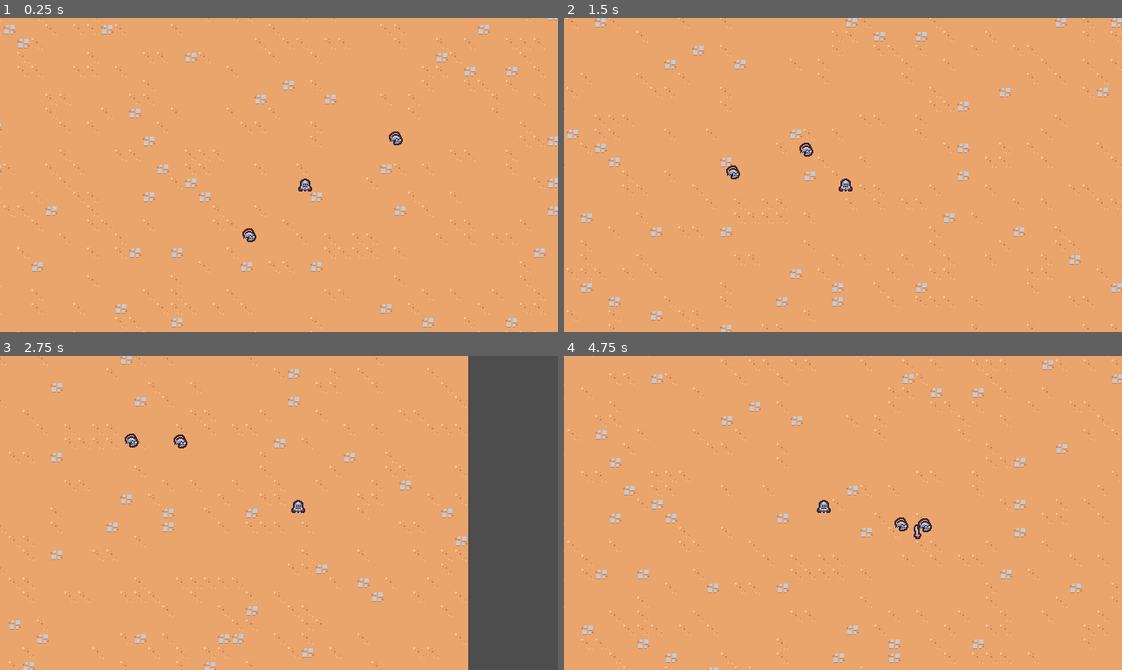
Above: before the commit, frames 1-4 (two rows, left to right).
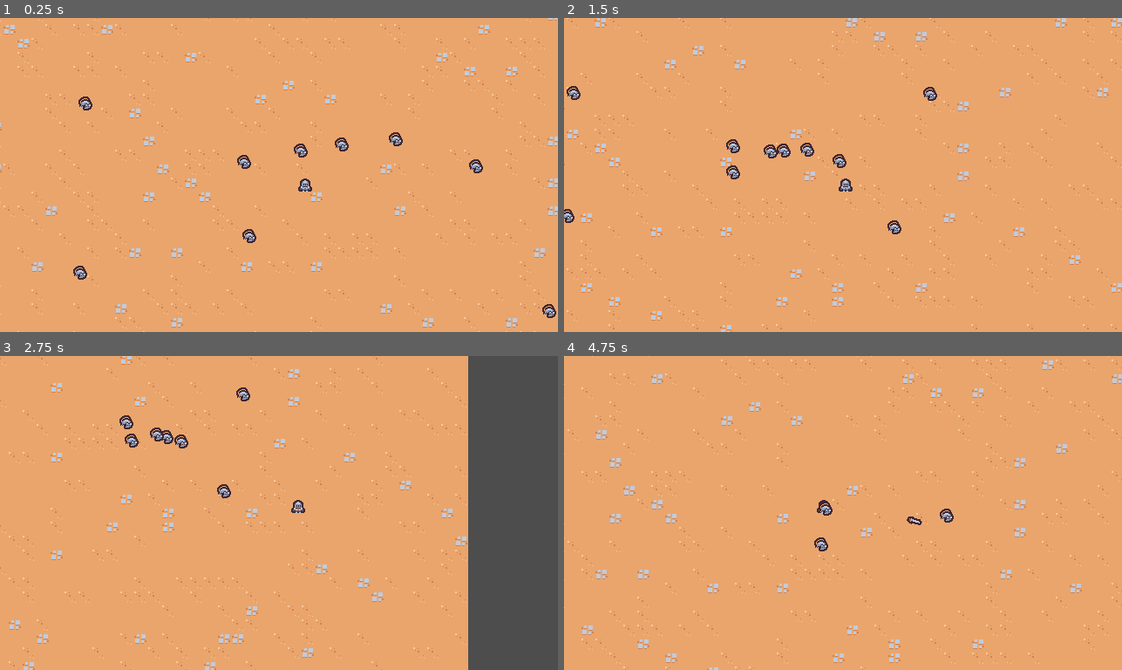
Above: after the commit, the same moments.

Repository: viniciusflyssak/survivors_2d
Game: Godot game, scene res://Scenes/Main/Main.tscn
The game is run twice, just before and just after one commit, with the same random seed, the same clock (stepped at 60 frames per second) and the same inputs.
Inputs:
- Up to frame 1 (0.25 s): no input
- Up to frame 2 (1.5 s): hold D (Move_right) 0.53-1.28 s; hold S (Move_down) from 1.28 s (still down)
- Up to frame 3 (2.75 s): release S (Move_down) at 2.03 s; hold D (Move_right) from 2.03 s (still down)
- Up to frame 4 (4.75 s): release D (Move_right) at 2.78 s; hold W (Move_up) 2.78-3.53 s; hold A (Move_left) from 3.53 s (still down)

The runs differ from the first frame. In frame 1, 0.6% of the frame differs, in the area x 13-100%, y 25-96%; in frame 2, 0.7%, in the area x 0-67%, y 21-69%; in frame 3, 0.4%; in frame 4, 0.5%.

Commit message:
Now sword can kill the enemy

Diff:
--- a/Scenes/Main/Main.tscn
+++ b/Scenes/Main/Main.tscn
@@ -22,4 +22,28 @@
 position = Vector2(283, 293)
 
 [node name="BasicEnemy2" parent="." instance=ExtResource("4_cgw6j")]
+position = Vector2(415, 162)
+
+[node name="BasicEnemy3" parent="." instance=ExtResource("4_cgw6j")]
 position = Vector2(482, 161)
+
+[node name="BasicEnemy4" parent="." instance=ExtResource("4_cgw6j")]
+position = Vector2(576, 199)
+
+[node name="BasicEnemy5" parent="." instance=ExtResource("4_cgw6j")]
+position = Vector2(354, 164)
+
+[node name="BasicEnemy6" parent="." instance=ExtResource("4_cgw6j")]
+position = Vector2(274, 189)
+
+[node name="BasicEnemy7" parent="." instance=ExtResource("4_cgw6j")]
+position = Vector2(92, 122)
+
+[node name="BasicEnemy8" parent="." instance=ExtResource("4_cgw6j")]
+position = Vector2(709, 111)
+
+[node name="BasicEnemy9" parent="." instance=ExtResource("4_cgw6j")]
+position = Vector2(85, 330)
+
+[node name="BasicEnemy10" parent="." instance=ExtResource("4_cgw6j")]
+position = Vector2(658, 375)
--- a/Scenes/abilities/sword_ability/sword_ability.tscn
+++ b/Scenes/abilities/sword_ability/sword_ability.tscn
@@ -27,6 +27,18 @@
 "transitions": PackedFloat32Array(1),
 "update": 0,
 "values": [Vector2(1, 1)]
+}
+tracks/2/type = "value"
+tracks/2/imported = false
+tracks/2/enabled = true
+tracks/2/path = NodePath("Area2D/CollisionShape2D:disabled")
+tracks/2/interp = 1
+tracks/2/loop_wrap = true
+tracks/2/keys = {
+"times": PackedFloat32Array(0),
+"transitions": PackedFloat32Array(1),
+"update": 1,
+"values": [true]
 }
 
 [sub_resource type="Animation" id="Animation_teo4f"]
@@ -69,12 +81,27 @@
 "method": &"queue_free"
 }]
 }
+tracks/3/type = "value"
+tracks/3/imported = false
+tracks/3/enabled = true
+tracks/3/path = NodePath("Area2D/CollisionShape2D:disabled")
+tracks/3/interp = 1
+tracks/3/loop_wrap = true
+tracks/3/keys = {
+"times": PackedFloat32Array(0, 0.2, 0.8),
+"transitions": PackedFloat32Array(1, 1, 1),
+"update": 1,
+"values": [true, false, true]
+}
 
 [sub_resource type="AnimationLibrary" id="AnimationLibrary_bbx4b"]
 _data = {
 "RESET": SubResource("Animation_cc1ex"),
 "swing": SubResource("Animation_teo4f")
 }
+
+[sub_resource type="RectangleShape2D" id="RectangleShape2D_kq2fu"]
+size = Vector2(25, 27)
 
 [node name="SwordAbility" type="Node2D"]
 position = Vector2(0, -4)
@@ -87,3 +114,12 @@
 "": SubResource("AnimationLibrary_bbx4b")
 }
 autoplay = "swing"
+
+[node name="Area2D" type="Area2D" parent="."]
+collision_layer = 4
+collision_mask = 0
+
+[node name="CollisionShape2D" type="CollisionShape2D" parent="Area2D"]
+position = Vector2(-13, 1)
+shape = SubResource("RectangleShape2D_kq2fu")
+disabled = true
--- a/Scenes/abilities/sword_ability_controller/sword_ability_controller.gd
+++ b/Scenes/abilities/sword_ability_controller/sword_ability_controller.gd
@@ -30,3 +30,7 @@
 	var sword_instance = sword_ability.instantiate() as Node2D
 	player.get_parent().add_child(sword_instance)
 	sword_instance.global_position = enemies[0].global_position
+	sword_instance.global_position += Vector2.RIGHT.rotated(randf_range(0, TAU)) * 4
+
+	var enemy_direction = enemies[0].global_position - sword_instance.global_position
+	sword_instance.rotation = enemy_direction.angle()
--- a/Scenes/basic_enemy/basic_enemy.gd
+++ b/Scenes/basic_enemy/basic_enemy.gd
@@ -4,7 +4,7 @@
 
 # Called when the node enters the scene tree for the first time.
 func _ready():
-	pass # Replace with function body.
+	$Area2D.area_entered.connect(on_area_entered)
 
 
 # Called every frame. 'delta' is the elapsed time since the previous frame.
@@ -18,3 +18,6 @@
 	if player_node != null:
 		return (player_node.global_position - global_position).normalized()
 	return Vector2.ZERO
+
+func on_area_entered(other_area: Area2D):
+	queue_free()
--- a/Scenes/basic_enemy/basic_enemy.tscn
+++ b/Scenes/basic_enemy/basic_enemy.tscn
@@ -1,7 +1,9 @@
-[gd_scene load_steps=4 format=3 uid="uid://bwp5fs26mgrnj"]
+[gd_scene load_steps=5 format=3 uid="uid://bwp5fs26mgrnj"]
 
 [ext_resource type="Script" path="res://Scenes/basic_enemy/basic_enemy.gd" id="1_1xa5k"]
 [ext_resource type="Texture2D" uid="uid://blw50hqxxbdr0" path="res://Scenes/basic_enemy/basic_enemy.png" id="1_l7vp3"]
+
+[sub_resource type="CircleShape2D" id="CircleShape2D_pnaya"]
 
 [sub_resource type="CircleShape2D" id="CircleShape2D_at4wd"]
 radius = 5.09902
@@ -10,6 +12,14 @@
 collision_layer = 0
 script = ExtResource("1_1xa5k")
 
+[node name="Area2D" type="Area2D" parent="."]
+collision_layer = 0
+collision_mask = 4
+
+[node name="CollisionShape2D" type="CollisionShape2D" parent="Area2D"]
+position = Vector2(0, -4)
+shape = SubResource("CircleShape2D_pnaya")
+
 [node name="Sprite2D" type="Sprite2D" parent="."]
 position = Vector2(0, -4)
 texture = ExtResource("1_l7vp3")
--- a/project.godot
+++ b/project.godot
@@ -49,6 +49,13 @@
 ]
 }
 
+[layer_names]
+
+2d_physics/layer_1="Terrain"
+2d_physics/layer_2="Player"
+2d_physics/layer_3="Enemy"
+
 [rendering]
 
 textures/canvas_textures/default_texture_filter=0
+2d/snap/snap_2d_transforms_to_pixel=true
Not shown: 1 places in Scenes/abilities/sword_ability/sword_ability.tscn that only renumber resources
